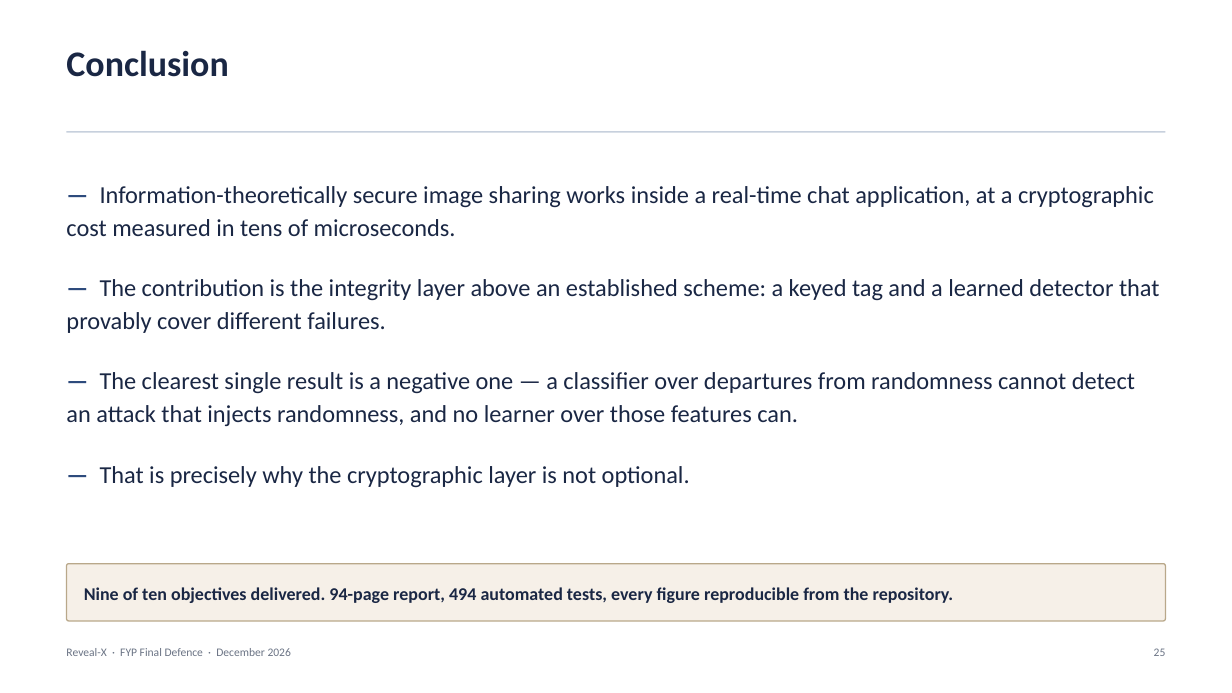
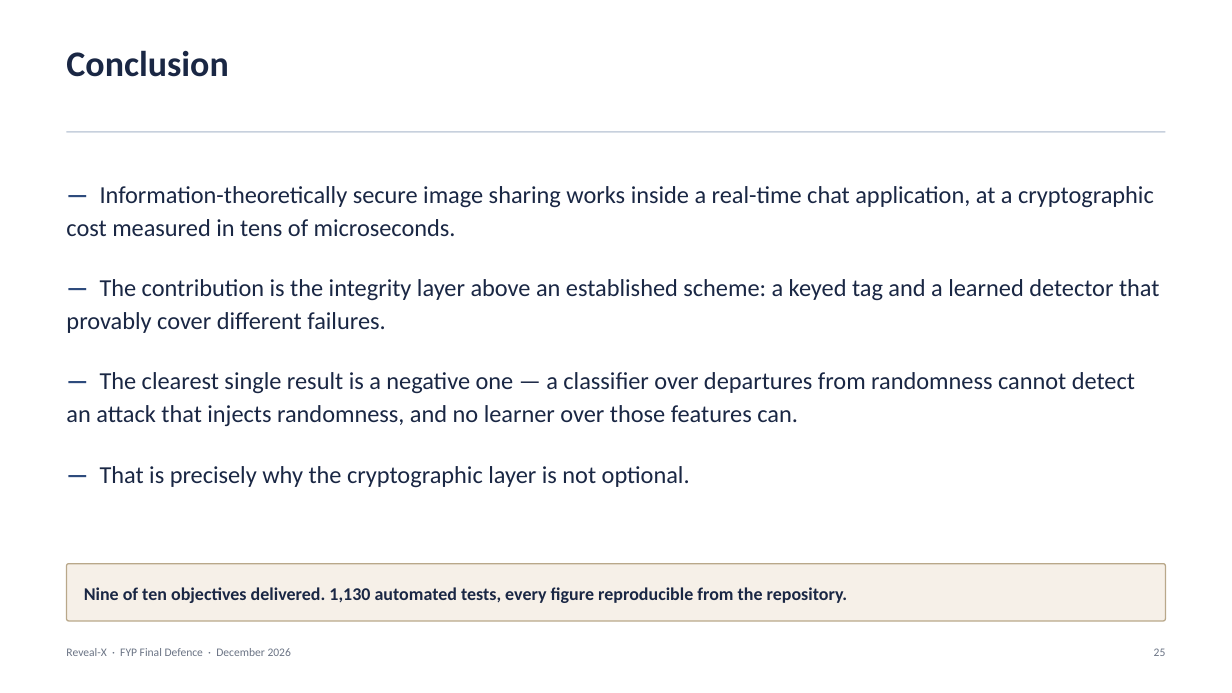
Before and after one commit to 1337PAIN/Reveal-X-chat, a slide deck: slide 25 of Reveal-X_FYP_Presentation.pptx. Drawn at 1232x693 pixels with LibreOffice and Linux fonts; fonts in the diff are those of the drawing. Boxes give left, top, right and bottom in pixels: in the first picture for what was removed or moved away, otherwise in the second. Text is boxed around its words. In the diff, an @@ line names an element or a change of style, - is before the commit and + after.

```diff
--- a/Reveal-X_FYP_Presentation.pptx
+++ b/Reveal-X_FYP_Presentation.pptx
@@ text in rounded rectangle at (x1=84, y1=587, x2=848, y2=603): text changed @@
-Nine of ten objectives delivered. 94-page report, 494 automated tests, every figure reproducible from the repository.
+Nine of ten objectives delivered. 1,130 automated tests, every figure reproducible from the repository.
```
Also in this commit, not shown: 7 other slides changed, 4 other files.
